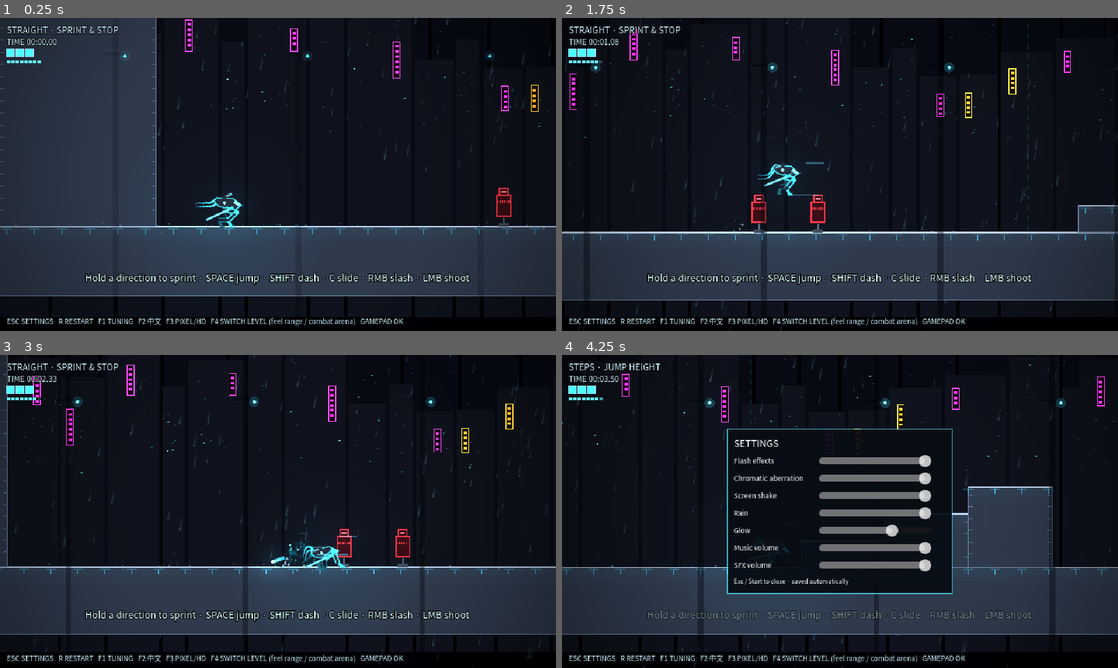
Above: before the commit, frames 1-4 (two rows, left to right).
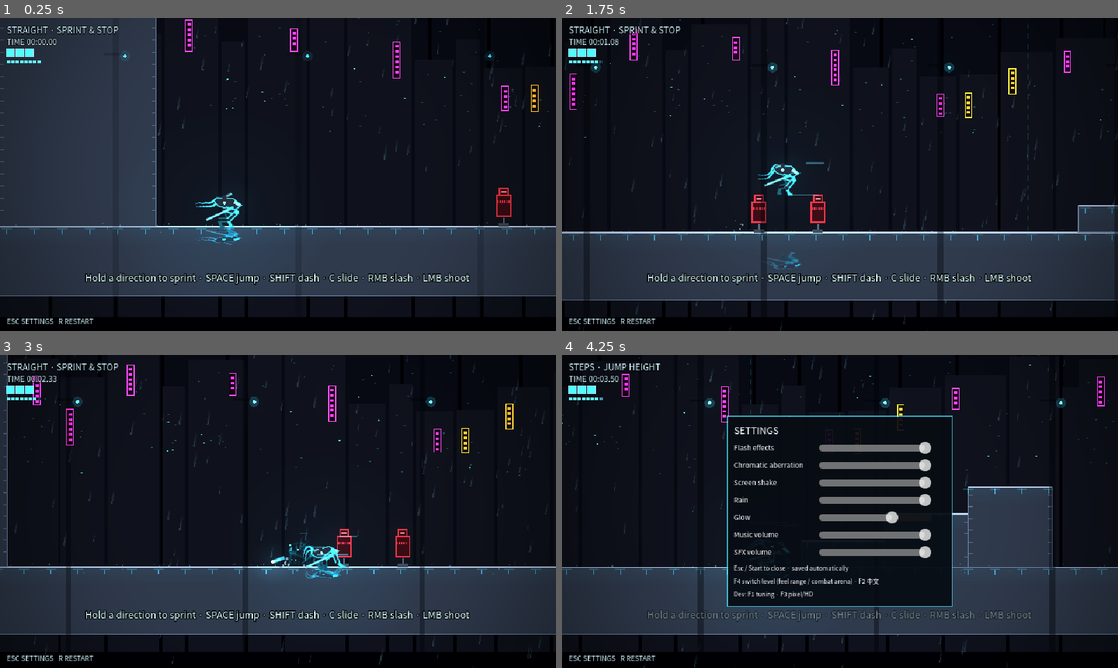
Above: after the commit, the same moments.

Repository: tntsgdi/NEON-RAID
Game: Godot game, scene res://scenes/main.tscn
Same seed, same stepped clock (60 frames per second), same inputs: the game is played once before the commit and once after it.
Inputs (mouse positions are in pixels of both pictures, inside the frame that each line leads up to):
- Up to frame 1 (0.25 s): no input
- Up to frame 2 (1.75 s): move the mouse to (962, 158) at 0.52 s; hold D (move_right) from 0.53 s (still down); tap Shift (dash) at 0.6 s; click (962, 158) at 0.67 s; tap Space (jump) at 0.77, 1.52 s; move the mouse to (728, 190) at 1.27 s; click (728, 190) at 1.35 s
- Up to frame 3 (3 s): move the mouse to (333, 442) at 2.02 s; release D (move_right) at 2.03 s; hold A (move_left) 2.03-2.78 s; right-click (333, 442) at 2.1 s; move the mouse to (250, 574) at 2.77 s; hold D (move_right) from 2.78 s (still down); tap C (slide) at 2.85 s; click (250, 574) at 2.92 s
- Up to frame 4 (4.25 s): keep holding D (move_right); tap Space (jump) at 3.02, 3.77 s; move the mouse to (1006, 558) at 3.52 s; tap Shift (dash) at 3.6 s; tap Escape (settings) at 4.15 s

The runs differ from the first frame. In frame 1, 0.6% of the frame differs, in the area x 17-73%, y 66-99%; in frame 2, 0.6%; in frame 3, 0.6%; in frame 4, 8.8%, in the area x 17-73%, y 19-99%.

Commit message:
Pre-delivery fixes from review round 5
Player reflection drawn above the floor, settings pause clears slow-mo,
fairer survival spawns (no spawns within 160px, 0.7s entry grace, elite
every 5 waves, gentler shield odds), grade with a 45s baseline, player
hint bar trimmed to Esc/R (pad-aware), gamepad probe.

Diff:
--- a/scripts/combat/enemy_bot.gd
+++ b/scripts/combat/enemy_bot.gd
@@ -42,6 +42,9 @@
 var _shield_flash := 0.0
 var _walk_phase := 0.0
 var _spawn_pop := 0.25
+## 出场时间：刚刷出来的 0.7 秒里不会发现玩家、不会攻击
+var _grace := 0.7
+var elite := false
 var _hit_player := false
 ## 受击后仰（弹簧）
 var _recoil := 0.0
@@ -174,6 +177,7 @@
 	_flash = maxf(_flash - delta, 0.0)
 	_shield_flash = maxf(_shield_flash - delta, 0.0)
 	_spawn_pop = maxf(_spawn_pop - delta, 0.0)
+	_grace = maxf(_grace - delta, 0.0)
 	_recoil_v += (-_recoil * 220.0 - _recoil_v * 14.0) * delta
 	_recoil += _recoil_v * delta
 	velocity.y = minf(velocity.y + GRAVITY * delta, 600.0)
@@ -272,8 +276,14 @@
 		_t = 1.0
 
 
+## 精英：血量多一半，身形大一圈
+func make_elite() -> void:
+	elite = true
+	hp = int(ceil(hp * 1.5))
+
+
 func _sees_player() -> bool:
-	if not is_instance_valid(player):
+	if not is_instance_valid(player) or _grace > 0.0:
 		return false
 	var d := player.global_position - global_position
 	var sight := Vector2(220, 60) if kind == "rusher" else SIGHT
@@ -286,7 +296,7 @@
 func _draw() -> void:
 	var white := _flash > 0.0
 	var fill := Color.WHITE if white else DARK
-	var s := 1.0 + _spawn_pop * 2.0
+	var s := (1.0 + _spawn_pop * 2.0) * (1.2 if elite else 1.0)
 	# 瞄准时身体后仰，冲锋蓄力时压低前倾
 	var lean := 0.0
 	if state == State.AIM:
--- a/scripts/core/i18n.gd
+++ b/scripts/core/i18n.gd
@@ -20,8 +20,8 @@
 	"TIP_SHIELD": ["盾兵正面挡子弹：绕到背后，或者跳起来下劈（空中按住 S + 右键）", "Shields block shots from the front: get behind, or down-slash from above (S + RMB in the air)"],
 	"TIP_OVERCLOCK": ["神经超频！慢动作期间，下一击伤害翻倍", "NEURAL OVERCLOCK! Your next hit deals double damage"],
 	"HUD_HINT": [
-		"Esc 设置   R 重来   F1 调参   F2 English   F3 像素/高清   F4 切换场地（手感测试场 / 战斗训练场）   支持手柄",
-		"ESC SETTINGS   R RESTART   F1 TUNING   F2 中文   F3 PIXEL/HD   F4 SWITCH LEVEL (feel range / combat arena)   GAMEPAD OK",
+		"Esc 设置   R 重来",
+		"ESC SETTINGS   R RESTART",
 	],
 	"HUD_MODE_HD": ["高清渲染", "HD render"],
 	"HUD_MODE_PIXEL": ["像素渲染 640×360", "Pixel render 640x360"],
@@ -70,7 +70,12 @@
 	"SET_glow": ["辉光", "Glow"],
 	"SET_music": ["音乐音量", "Music volume"],
 	"SET_sfx": ["音效音量", "SFX volume"],
-	"SET_HINT": ["Esc / 手柄 Start 关闭 · 设置会自动保存", "Esc / Start to close · saved automatically"],
+	"SET_HINT": ["Esc / 手柄 Start 关闭 · 设置会自动保存
+F4 切换场地（手感测试场 / 战斗训练场） · F2 English
+开发用：F1 调参 · F3 像素/高清", "Esc / Start to close · saved automatically
+F4 switch level (feel range / combat arena) · F2 中文
+Dev: F1 tuning · F3 pixel/HD"],
+	"HUD_HINT_PAD": ["Start 设置   Back 重来", "START SETTINGS   BACK RESTART"],
 	"RATE_TITLE": ["训练完成  评级 %s", "ARENA CLEAR  GRADE %s"],
 	"RATE_BODY": ["用时 %s   受击 %d   弹反 %d   招架 %d   精准闪避 %d\n生存模式开始：敌人会越来越多", "Time %s   Hits %d   Deflects %d   Parries %d   Perfect dodges %d\nSurvival begins: waves keep growing"],
 	"SURV_WAVE": ["生存模式 · 第 %d 波", "SURVIVAL · WAVE %d"],
--- a/scripts/level/combat_arena.gd
+++ b/scripts/level/combat_arena.gd
@@ -115,12 +115,17 @@
 func _spawn_survival_wave() -> void:
 	wave += 1
 	var count := mini(2 + (wave - 3) / 2, 7)
-	var spots := SPAWNS.duplicate()
+	# 离玩家太近的刷怪点不用，免得冲锋机直接刷在脸上
+	var spots := SPAWNS.filter(func(p): return not is_instance_valid(player) or p.distance_to(player.global_position) > 160.0)
+	if spots.is_empty():
+		spots = SPAWNS.duplicate()
 	spots.shuffle()
 	for i in count:
 		var kinds := ["gunner", "gunner", "burst", "rusher"]
 		var kind: String = kinds.pick_random()
-		spawn(spots[i % spots.size()], randf() < 0.25 + 0.03 * wave, 30.0, kind)
+		var e := spawn(spots[i % spots.size()], randf() < 0.1 + 0.02 * wave, 30.0, kind)
+		if wave % 5 == 0 and i == 0:
+			e.make_elite()
 	Audio.play("charge", -8.0)
 	Music.sting("wave")
 
--- a/scripts/main.gd
+++ b/scripts/main.gd
@@ -80,7 +80,7 @@
 	var refl := Reflection.new()
 	refl.rig = player.rig
 	refl.body = player
-	refl.z_index = -2
+	refl.z_index = 1  # 画在地面方块之上（倒影在地面里），否则会被地面挡住
 	world.add_child(refl)
 	_foreground = CityBackdrop.make_foreground()
 	world.add_child(_foreground)
@@ -324,8 +324,9 @@
 
 ## 训练三波打完：弹评级卡，然后进入生存模式
 func _on_training_clear() -> void:
-	var score: float = 1000.0 - run_time * 6.0 - stats.hits * 150.0 + stats.deflect * 80.0 + stats.parry * 100.0 + stats.perfect_dodge * 60.0
-	var grade := "S" if score >= 950.0 else ("A" if score >= 750.0 else ("B" if score >= 500.0 else "C"))
+	# 45 秒内打完不扣时间分；S 级大约要求一局里 3–4 次弹反/招架且不太挨打
+	var score: float = 1000.0 - maxf(0.0, run_time - 45.0) * 6.0 - stats.hits * 150.0 + stats.deflect * 80.0 + stats.parry * 100.0 + stats.perfect_dodge * 60.0
+	var grade := "S" if score >= 1200.0 else ("A" if score >= 950.0 else ("B" if score >= 700.0 else "C"))
 	hud.show_card(tr("RATE_TITLE") % grade, tr("RATE_BODY") % [Hud._fmt(run_time), stats.hits, stats.deflect, stats.parry, stats.perfect_dodge])
 	arena.start_survival()
 
@@ -334,6 +335,7 @@
 	if Input.is_action_just_pressed("settings"):
 		settings_panel.visible = not settings_panel.visible
 		get_tree().paused = settings_panel.visible
+		TimeFx.reset()
 	if get_tree().paused:
 		return
 	if player.hp < _last_hp:
--- a/scripts/ui/hud.gd
+++ b/scripts/ui/hud.gd
@@ -72,7 +72,7 @@
 		right += "\n" + tr("HUD_SPEED") % int(round(speed)) + "\n" + tr(mode_key)
 	_speed.text = right
 	_speed.size.y = 40
-	_hint.text = tr("HUD_HINT")
+	_hint.text = tr("HUD_HINT_PAD") if Input.get_connected_joypads().size() > 0 else tr("HUD_HINT")
 	_finish.visible = finished and _card_time <= 0.0 and section_text == tr("SEC_7")
 	_finish.text = tr("HUD_FINISH") % _fmt(run_time)
 
--- a/scripts/ui/settings_panel.gd
+++ b/scripts/ui/settings_panel.gd
@@ -11,8 +11,8 @@
 	anchor_bottom = 0.5
 	offset_left = -130
 	offset_right = 130
-	offset_top = -95
-	offset_bottom = 95
+	offset_top = -110
+	offset_bottom = 110
 	var sb := StyleBoxFlat.new()
 	sb.bg_color = Color(0.03, 0.05, 0.08, 0.95)
 	sb.border_color = Color(0.3, 0.9, 1.0, 0.7)
--- /dev/null
+++ b/tests/pad_probe.gd
@@ -0,0 +1,41 @@
+extends SceneTree
+## 手柄探针：用模拟的手柄事件（不是真手柄）检查右摇杆瞄准和 A 键起跳走的是 DeviceInput 这条路。
+
+func _initialize() -> void:
+	_run.call_deferred()
+
+func _ev_axis(axis: JoyAxis, v: float) -> void:
+	var e := InputEventJoypadMotion.new()
+	e.axis = axis
+	e.axis_value = v
+	Input.parse_input_event(e)
+
+func _ev_button(b: JoyButton, down: bool) -> void:
+	var e := InputEventJoypadButton.new()
+	e.button_index = b
+	e.pressed = down
+	Input.parse_input_event(e)
+
+func _run() -> void:
+	var main = load("res://scenes/main.tscn").instantiate()
+	root.add_child(main)
+	await physics_frame
+	var p = main.player
+	main.place(Vector2(300, 0))
+	for i in 10:
+		await physics_frame
+	_ev_axis(JOY_AXIS_RIGHT_X, -1.0)
+	_ev_axis(JOY_AXIS_RIGHT_Y, -1.0)
+	for i in 3:
+		await physics_frame
+	print("aim after right stick up-left: ", p.aim.snapped(Vector2(0.01, 0.01)))
+	_ev_button(JOY_BUTTON_A, true)
+	for i in 3:
+		await physics_frame
+	print("vy after A: ", round(p.velocity.y), " state ", p.state)
+	_ev_button(JOY_BUTTON_A, false)
+	_ev_axis(JOY_AXIS_LEFT_X, 1.0)
+	for i in 30:
+		await physics_frame
+	print("vx with left stick right: ", round(p.velocity.x))
+	quit(0)
Not shown, added: tests/pad_probe.gd.uid
Not shown, changed: design/TODO.md
